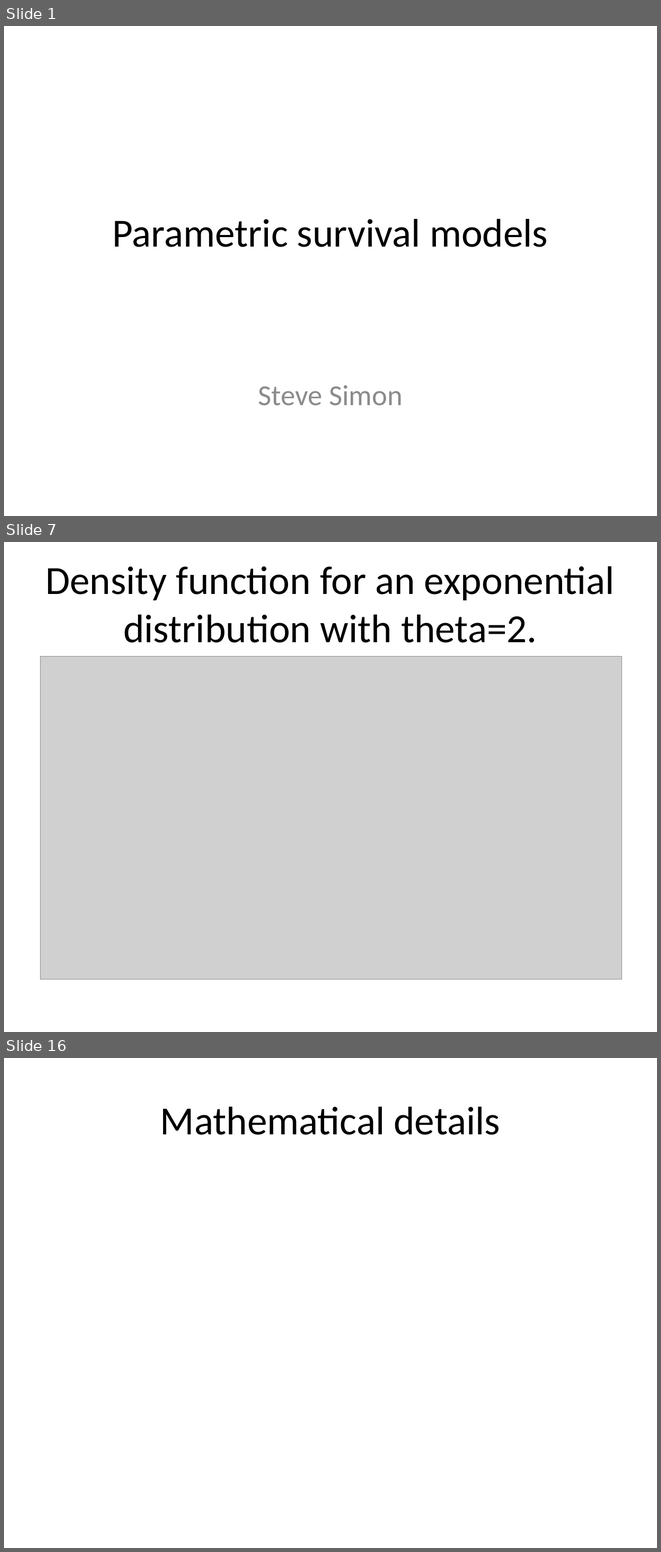
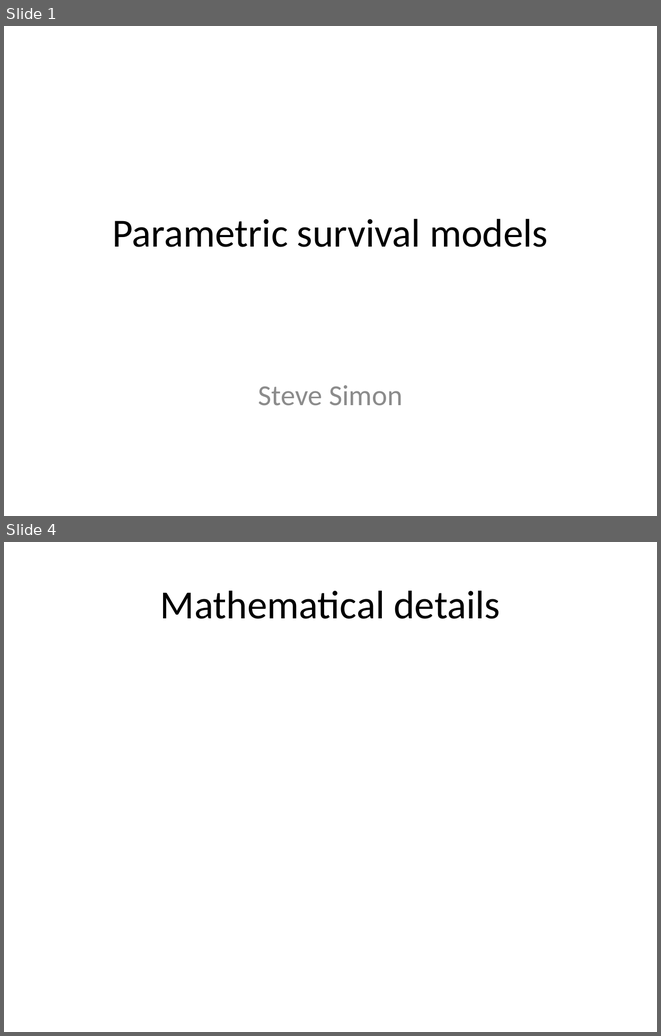
Before and after one commit to pmean/survival-lecture5, a slide deck: r/ppt5a.pptx. Shown one above the other, each under a label of ours: slides 1, 7 and 16 before the commit, slides 1 and 4 after it; the slides between them are not shown. The pictures are 661x1552 and 661x1036 pixels, drawn with LibreOffice and Linux fonts; fonts in the diff are those of the drawing; grey boxes stand for pictures. Boxes give left, top, right and bottom in pixels: in the first picture for what was removed or moved away, otherwise in the second. Text is boxed around its words. In the diff, an @@ line names an element or a change of style, - is before the commit and + after.

```diff
--- a/r/ppt5a.pptx
+++ b/r/ppt5a.pptx
@@ slide 7 removed at bbox=[4, 542, 657, 1032], background #FFFFFF @@
@@ title removed at bbox=[45, 566, 615, 643] @@
-Density function for an exponential distribution with theta=2.
@@ picture removed at bbox=[41, 656, 621, 979] @@
@@ what was slide 16 is now slide 4 @@
```
Also in this commit, not shown: 3 slides changed, 17 slides added, 22 other slides removed, 3 other files.
